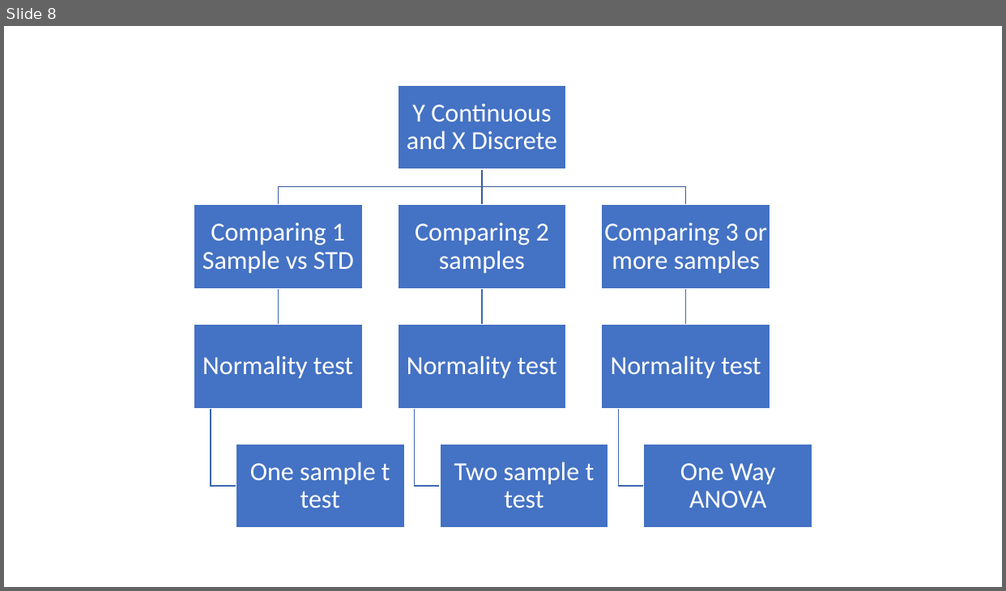
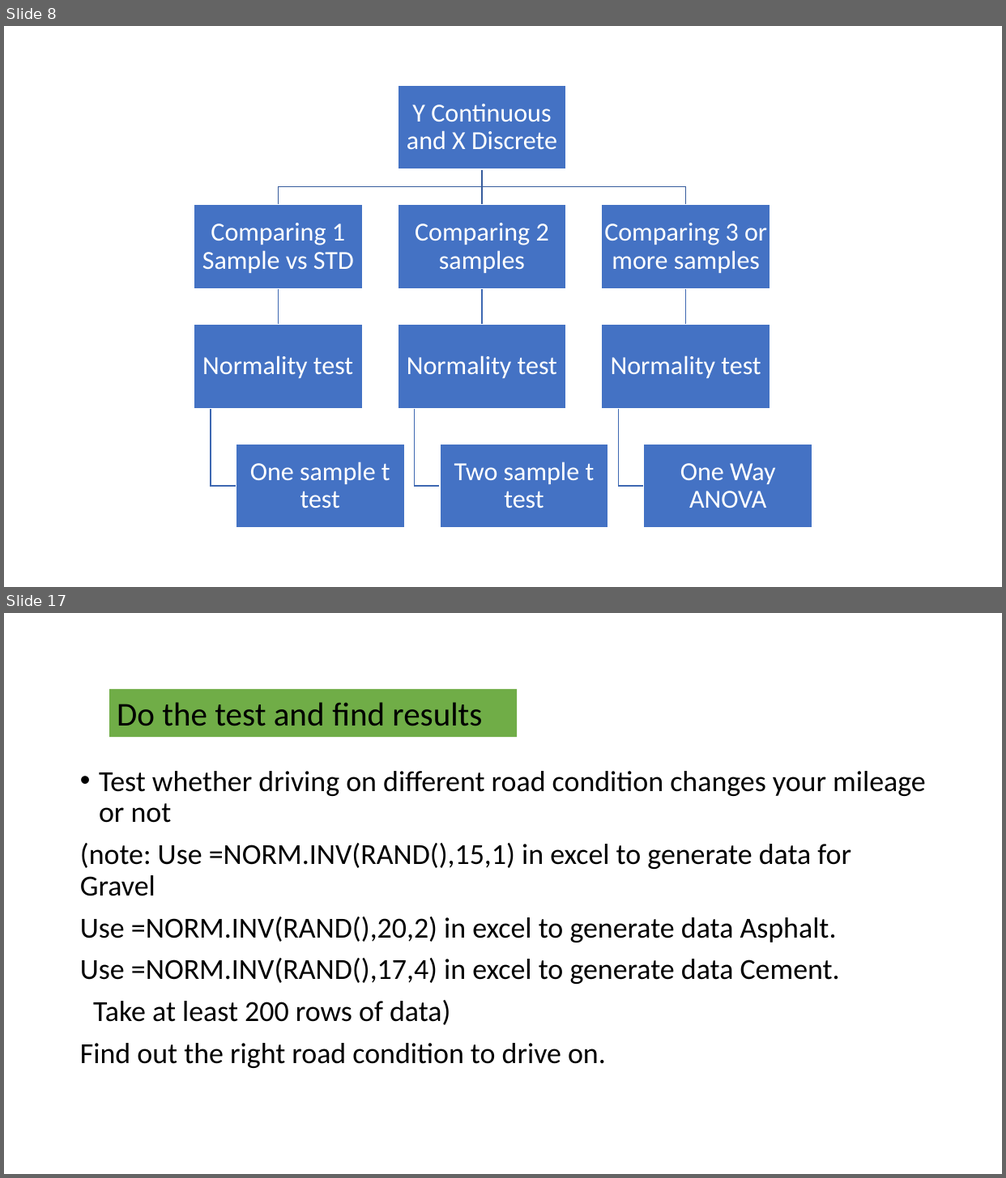
Before and after one commit to Rajeshprd/Decodr-batch-2-, a slide deck: Inferential Statistics.pptx. Shown one above the other, each under a label of ours: slide 8 before the commit, slides 8 and 17 after it; the slides between them are not shown. The pictures are 1006x591 and 1006x1178 pixels, drawn with LibreOffice and Linux fonts; fonts in the diff are those of the drawing. Boxes give left, top, right and bottom in pixels: in the first picture for what was removed or moved away, otherwise in the second. Text is boxed around its words. In the diff, an @@ line names an element or a change of style, - is before the commit and + after.

```diff
--- a/Inferential Statistics.pptx
+++ b/Inferential Statistics.pptx
@@ slide 17 added at [4, 613, 1002, 1174], background #FFFFFF @@
@@ rectangle added at [109, 689, 517, 737], fill #70AD47, 32 pt, text #000000 @@
+Do the test and find results
@@ text added at [80, 771, 926, 1068], 28 pt, text #000000 @@
+• Test whether driving on different road condition changes your mileage or not
+(note: Use =NORM.INV(RAND(),15,1) in excel to generate data for Gravel
+Use =NORM.INV(RAND(),20,2) in excel to generate data Asphalt.
+Use =NORM.INV(RAND(),17,4) in excel to generate data Cement.
+Take at least 200 rows of data)
+Find out the right road condition to drive on.
```
Also in this commit, not shown: 8 other slides added.
